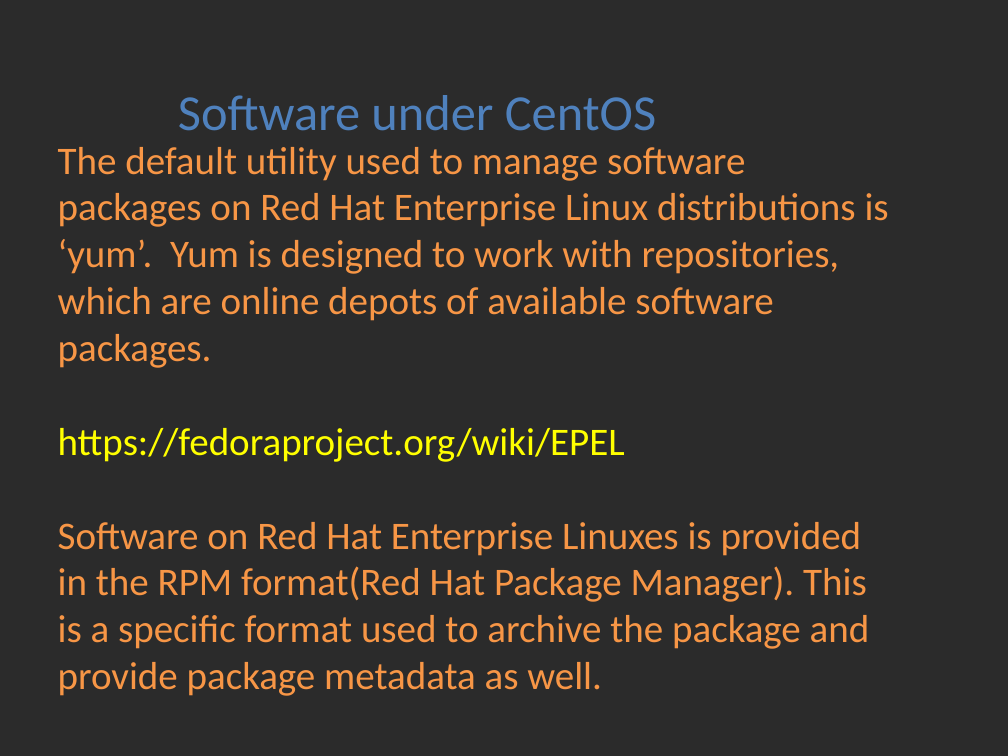
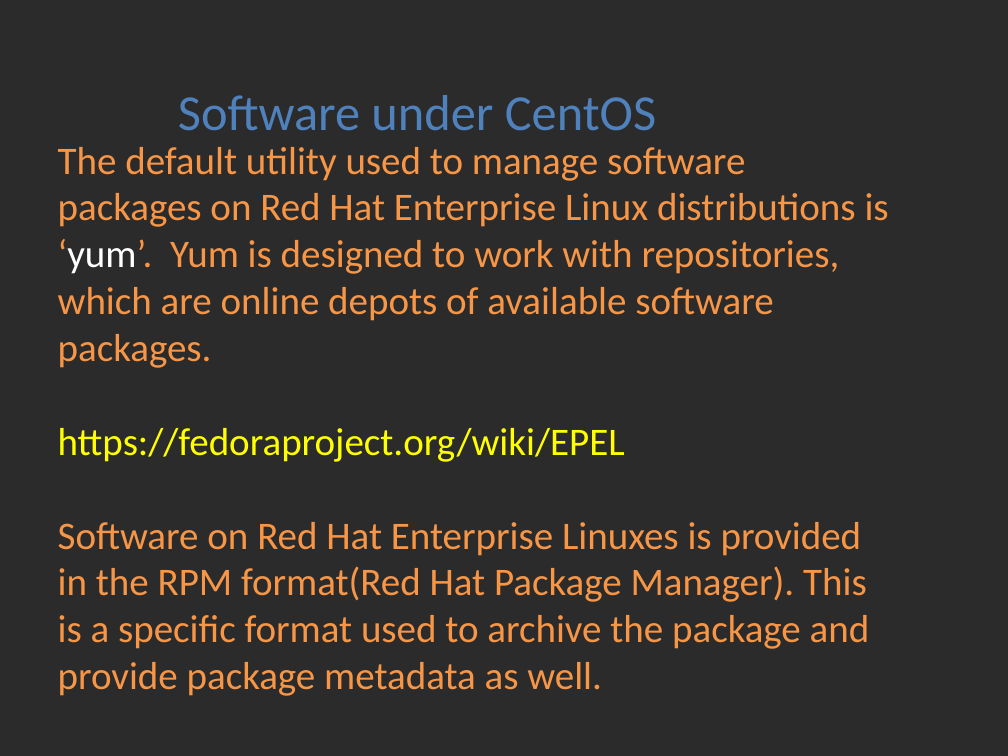
Before and after one commit to Academy-Soft-Intellect/Linux-Course, a slide deck: slide 1 of 9.Softwaremagement_And_Cron/09-SoftwareManagementAndCron.pptx. Drawn at 1008x756 pixels with LibreOffice and Linux fonts; fonts in the diff are those of the drawing; background and template pictures are left out; a plain dark background stands for a picture behind light text. Boxes give left, top, right and bottom in pixels: in the first picture for what was removed or moved away, otherwise in the second. Text is boxed around its words. In the diff, an @@ line names an element or a change of style, - is before the commit and + after.

```diff
--- a/9.Softwaremagement_And_Cron/09-SoftwareManagementAndCron.pptx
+++ b/9.Softwaremagement_And_Cron/09-SoftwareManagementAndCron.pptx
@@ title "The default utility used to ..." at bbox=[58, 147, 889, 696]: text colour #F79646 to #FFFFFF in "‘yum’." @@
```
Also in this commit, not shown: 2 other files.
